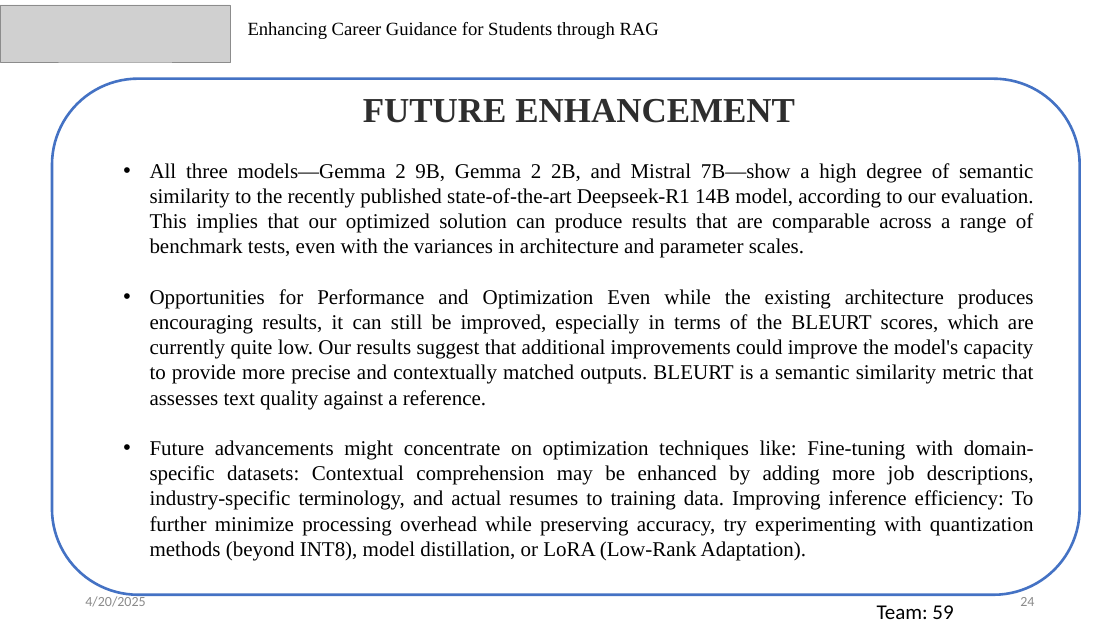
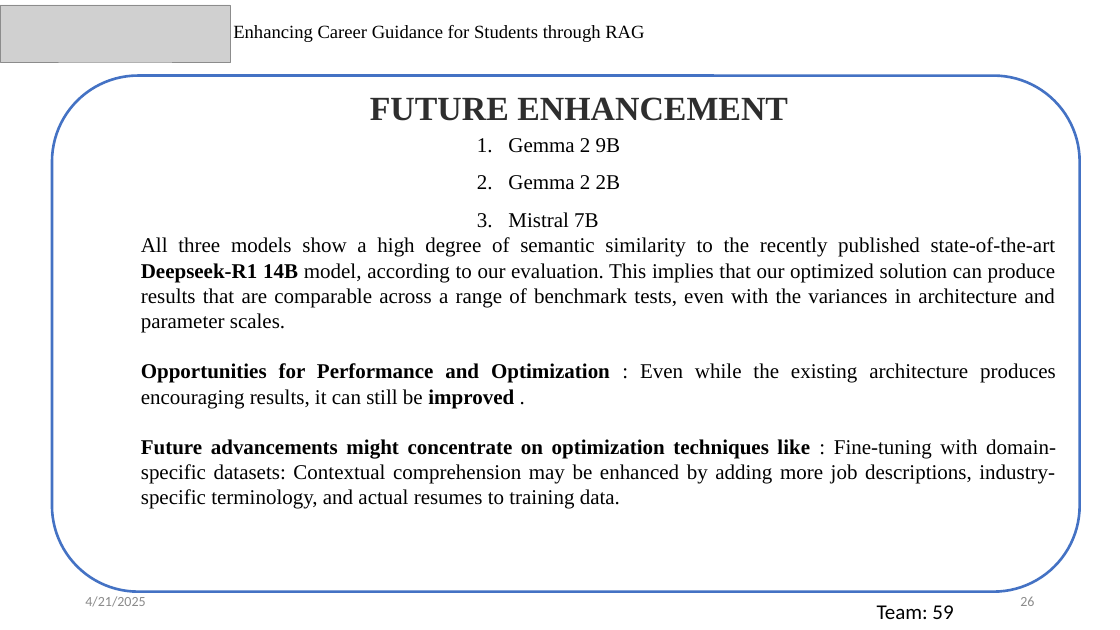
Before and after one commit to akhilswarop/RAG, a slide deck: slide 26 of External Review/External Review PPT.pptx (slide 24 before the commit). Drawn at 1120x630 pixels with LibreOffice and Linux fonts; fonts in the diff are those of the drawing; grey boxes stand for pictures. Boxes give left, top, right and bottom in pixels: in the first picture for what was removed or moved away, otherwise in the second. Text is boxed around its words. In the diff, an @@ line names an element or a change of style, - is before the commit and + after.

```diff
--- a/External Review/External Review PPT.pptx
+++ b/External Review/External Review PPT.pptx
@@ text "Enhancing Career Guidance for Students ...": place and size @@
-text "Enhancing Career Guidance for Students ..." at (248, 22, 659, 39)
+text "Enhancing Career Guidance for Students ..." at (233, 25, 644, 42)
@@ text "FUTURE ENHANCEMENT" at (370, 97, 788, 121): size 30 to 29 pt @@
@@ text at (141, 138, 1056, 509): text changed @@
-• All three models—Gemma 2 9B, Gemma 2 2B, and Mistral 7B—show a high degree of semantic similarity to the recently published state-of-the-art Deepseek-R1 14B model, according to our evaluation. This implies that our optimized solution can produce results that are comparable across a range of benchmark tests, even with the variances in architecture and parameter scales.
-• Opportunities for Performance and Optimization Even while the existing architecture produces encouraging results, it can still be improved, especially in terms of the BLEURT scores, which are currently quite low. Our results suggest that additional improvements could improve the model's capacity to provide more precise and contextually matched outputs. BLEURT is a semantic similarity metric that assesses text quality against a reference.
-• Future advancements might concentrate on optimization techniques like: Fine-tuning with domain-specific datasets: Contextual comprehension may be enhanced by adding more job descriptions, industry-specific terminology, and actual resumes to training data. Improving inference efficiency: To further minimize processing overhead while preserving accuracy, try experimenting with quantization methods (beyond INT8), model distillation, or LoRA (Low-Rank Adaptation).
+                1. Gemma 2 9B
+                2. Gemma 2 2B
+                3. Mistral 7B
+All three models show a high degree of semantic similarity to the recently published state-of-the-art Deepseek-R1 14B model, according to our evaluation. This implies that our optimized solution can produce results that are comparable across a range of benchmark tests, even with the variances in architecture and parameter scales.
+Opportunities for Performance and Optimization : Even while the existing architecture produces encouraging results, it can still be improved .
+Future advancements might concentrate on optimization techniques like : Fine-tuning with domain-specific datasets: Contextual comprehension may be enhanced by adding more job descriptions, industry-specific terminology, and actual resumes to training data.
@@ text at (85, 596, 145, 607): text changed @@
-4/20/2025
+4/21/2025
@@ page number at (1020, 597, 1034, 606): text changed @@
-24
+26
```
Also in this commit, not shown: 27 other slides changed, 4 slides added.
